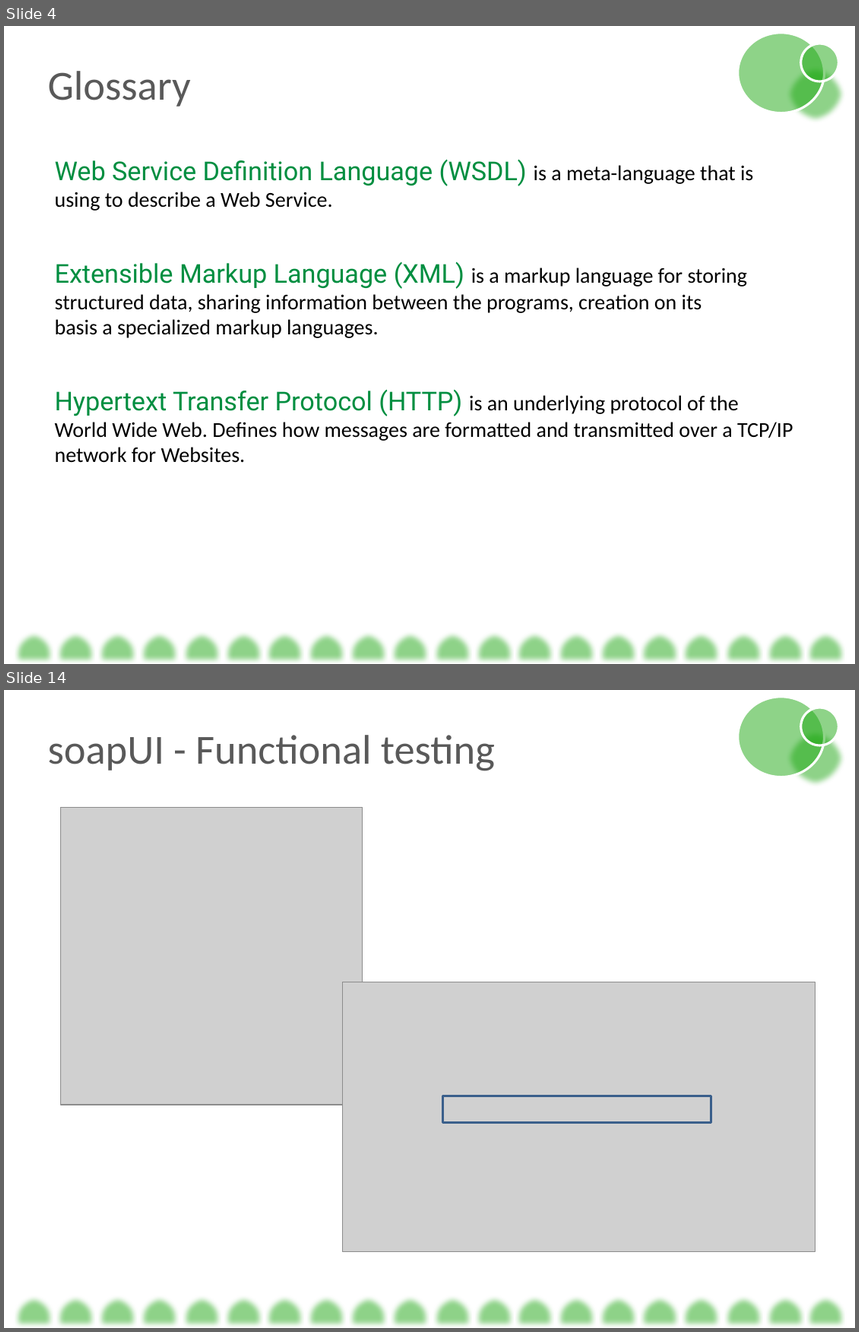
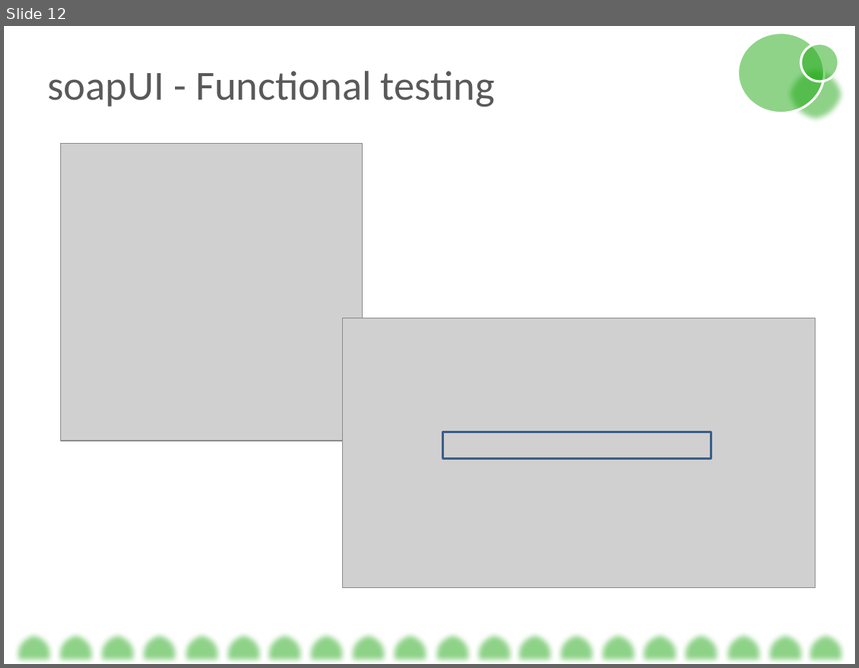
Before and after one commit to BigRacer/swtesting, a slide deck: 8.Web Services/Testing Web Services.pptx. Shown one above the other, each under a label of ours: slides 4 and 14 before the commit, slide 12 after it; the slides between them are not shown. The pictures are 859x1332 and 859x668 pixels, drawn with LibreOffice and Linux fonts; fonts in the diff are those of the drawing; grey boxes stand for pictures. Boxes give left, top, right and bottom in pixels: in the first picture for what was removed or moved away, otherwise in the second. Text is boxed around its words. In the diff, an @@ line names an element or a change of style, - is before the commit and + after.

```diff
--- a/8.Web Services/Testing Web Services.pptx
+++ b/8.Web Services/Testing Web Services.pptx
@@ slide 4 removed at [4,26,855,664], background #FFFFFF @@
@@ ellipse removed at [737,33,825,113] @@
@@ ellipse removed at [800,44,838,82] @@
@@ text removed at [48,71,191,107] @@
-Glossary
@@ ellipse removed at [785,66,847,124] @@
@@ text removed at [55,159,793,463] @@
-Web Service Definition Language (WSDL) is a meta-language that is using to describe a Web Service.
-Extensible Markup Language (XML) is a markup language for storing structured data, sharing information between the programs, creation on its basis a specialized markup languages.
-Hypertext Transfer Protocol (HTTP) is an underlying protocol of the World Wide Web. Defines how messages are formatted and transmitted over a TCP/IP network for Websites.
@@ group removed at [14,631,846,664]: 20 flow chart delays @@
@@ what was slide 14 is now slide 12 @@
```
Also in this commit, not shown: 11 slides changed, 7 slides added, 3 other slides removed, 3 other files.
